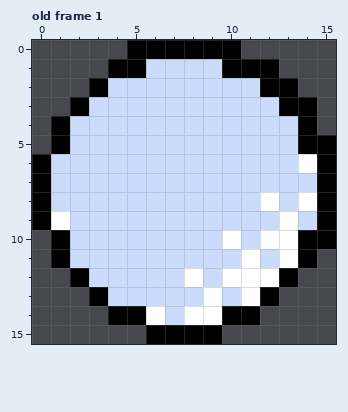
Pixel-art file -- Sprites/golfball.aseprite. Above, as it was before the edit.
16x16 pixels, 6 frames. Shown: old frame 1.
Once edited:
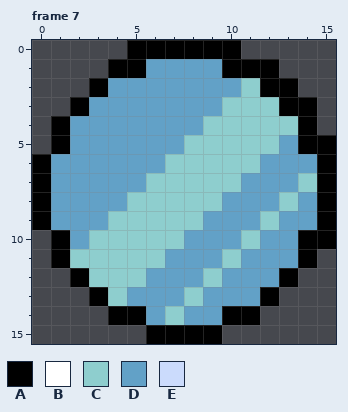
Palette (. is transparent): A #000000  B #ffffff  C #8ecece  D #62a1c7  E #cbdbfc
A new or re-ordered frame is compared with the old frame closest to it.
Change:
frames 6 -> 7
Changed rows in their new state; - is an unchanged pixel.
Frame 7 is new; against old frame 1:
first column x 1:
 1 -----DDDD-----
 2 ---DDDDDDDC---
 3 --DDDDDDDCCC--
 4 -DDDDDDDCCCCC-
 5 -DDDDDDCCCCCD-
 6 DDDDDDCCCCCDDD
 7 DDDDDCCCCCDDDC
 8 DDDDCCCCCDDDCD
 9 DDDCCCCCDDDCDD
10 -DCCCCCDDDCDD-
11 -CCCCCDDDCDDD-
12 --CCCDDDCDDD--
13 ---CDDDCDDD---
14 -----DCDD-----
Changed places in both pictures, as pixel boxes (x1, y1, x2, y2):
changed: (51, 59, 317, 325)
